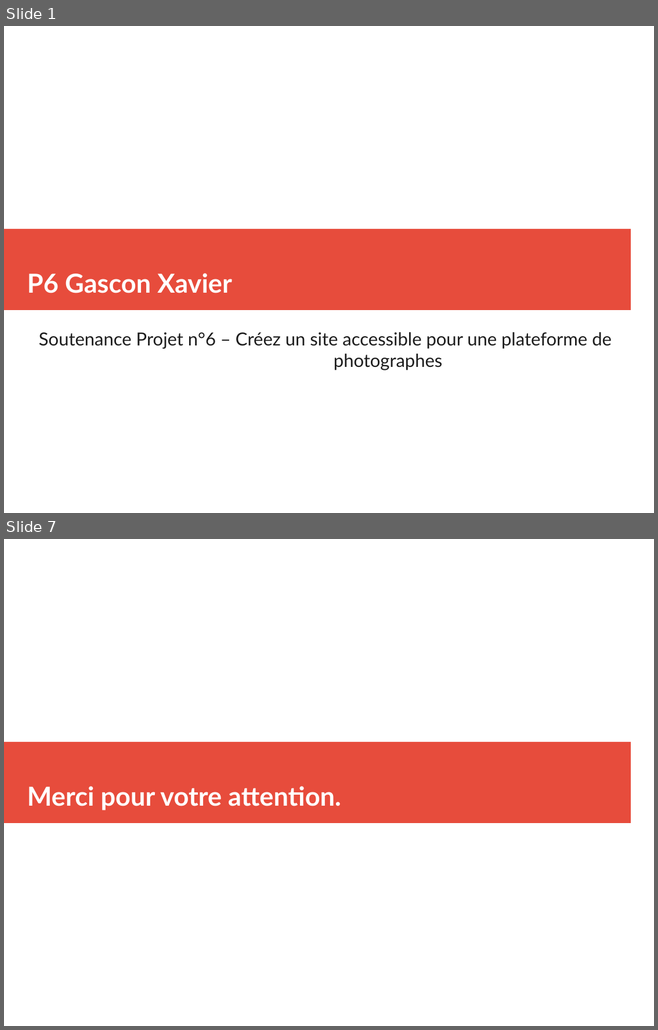
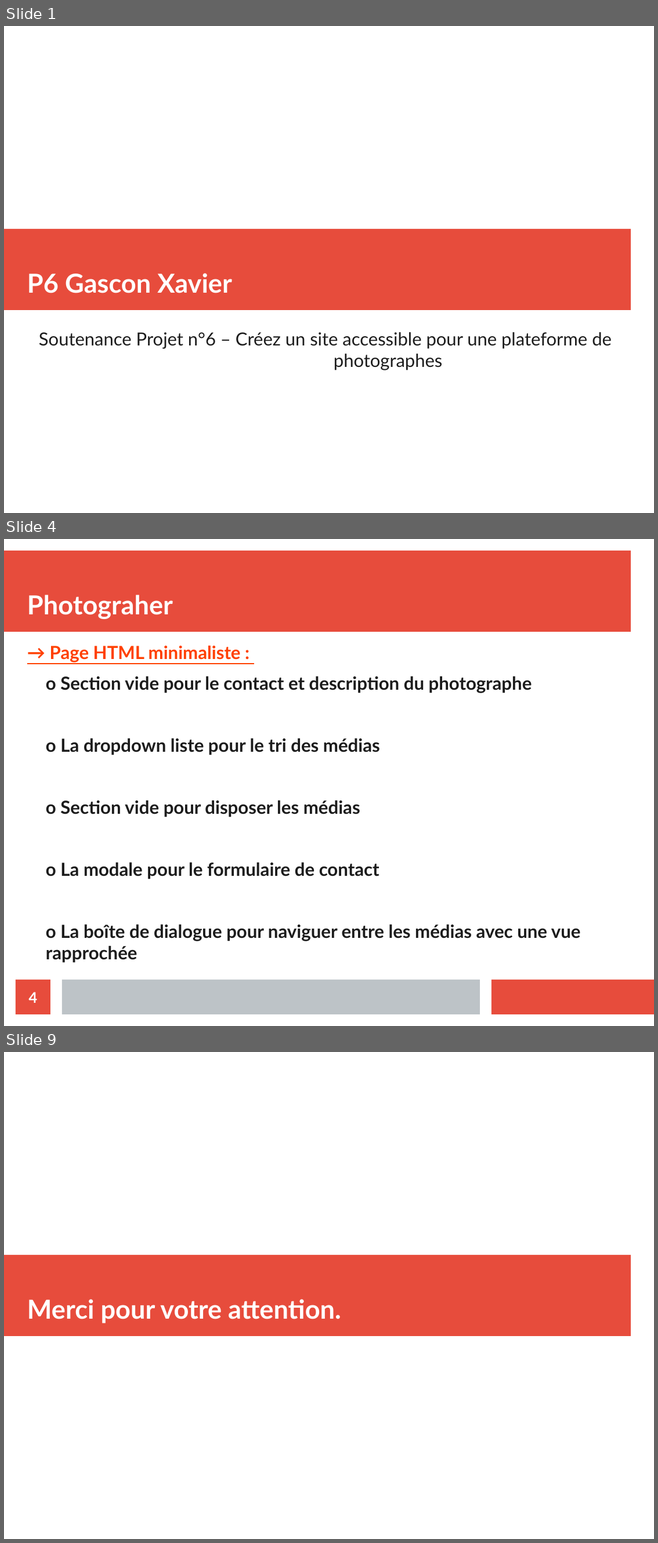
Before and after one commit to xgascon/P6_Fisheye, a slide deck: Présentation P6_XavierGascon.odp. Shown one above the other, each under a label of ours: slides 1 and 7 before the commit, slides 1, 4 and 9 after it; the slides between them are not shown. The pictures are 658x1030 and 658x1543 pixels, drawn with LibreOffice and Linux fonts; fonts in the diff are those of the drawing. Boxes give left, top, right and bottom in pixels: in the first picture for what was removed or moved away, otherwise in the second. Text is boxed around its words. In the diff, an @@ line names an element or a change of style, - is before the commit and + after.

Commit message:
contact form verfi before send & clean code

```diff
--- a/Présentation P6_XavierGascon.odp
+++ b/Présentation P6_XavierGascon.odp
@@ slide 4 added at bbox=[4, 539, 654, 1026], background #FFFFFF @@
@@ rectangle added at bbox=[4, 551, 630, 632], fill #E74C3C @@
@@ title added at bbox=[27, 595, 173, 619], 32 pt, text #FFFFFF, bold @@
+Photograher
@@ text added at bbox=[46, 645, 581, 963], 22.1 pt, text #1C1C1C, bold @@
+→ Page HTML minimaliste :
+  o Section vide pour le contact et description du photographe
+  o La dropdown liste pour le tri des médias
+  o Section vide pour disposer les médias
+  o La modale pour le formulaire de contact
+  o La boîte de dialogue pour naviguer entre les médias avec une vue rapprochée
@@ page number added at bbox=[16, 980, 50, 1015], fill #E74C3C, 18 pt, text #FFFFFF, bold @@
+4
@@ rectangle added at bbox=[62, 980, 480, 1015], fill #BDC3C7 @@
@@ rectangle added at bbox=[492, 980, 654, 1015], fill #E74C3C @@
@@ what was slide 7 is now slide 9 @@
```
Also in this commit, not shown: 1 slide changed, 5 other slides added, 1 slide removed, 10 other files.
